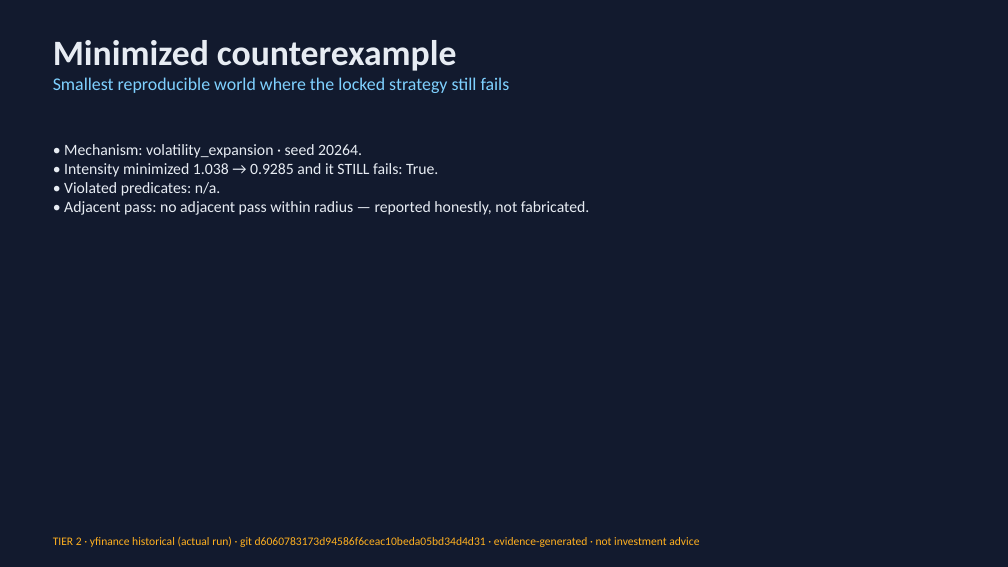
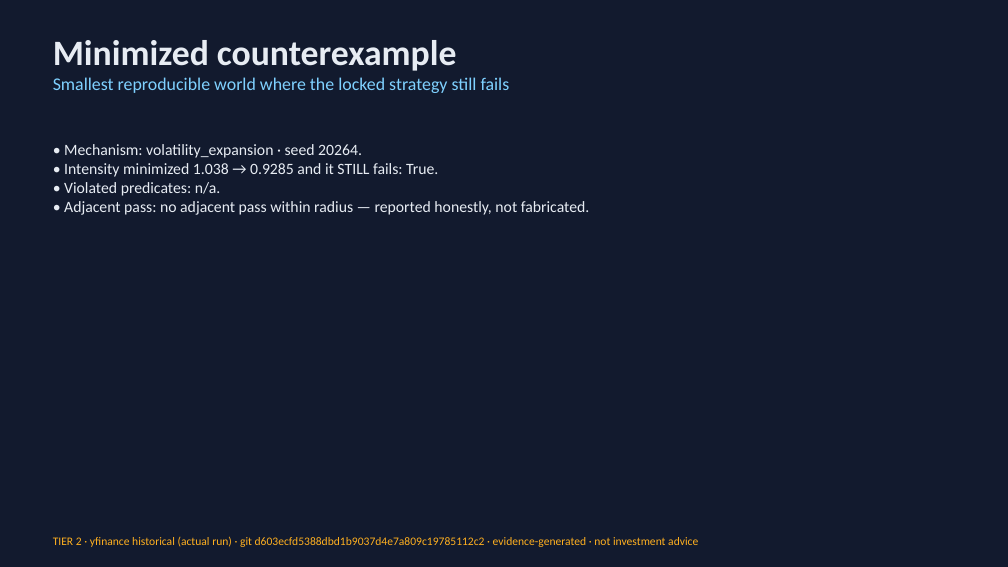
Before and after one commit to Scott-Switzer/market-fuzzer, a slide deck: slide 6 of app/static/pitch-deck/fenrix_deck.pptx. Drawn at 1008x567 pixels with LibreOffice and Linux fonts; fonts in the diff are those of the drawing. Boxes give left, top, right and bottom in pixels: in the first picture for what was removed or moved away, otherwise in the second. Text is boxed around its words. In the diff, an @@ line names an element or a change of style, - is before the commit and + after.

Commit message:
chore: regenerate deck + demo evidence at HEAD d603ecf

```diff
--- a/app/static/pitch-deck/fenrix_deck.pptx
+++ b/app/static/pitch-deck/fenrix_deck.pptx
@@ text at box(53, 536, 698, 547): text changed @@
-TIER 2 · yfinance historical (actual run) · git d6060783173d94586f6ceac10beda05bd34d4d31 · evidence-generated · not investment advice
+TIER 2 · yfinance historical (actual run) · git d603ecfd5388dbd1b9037d4e7a809c19785112c2 · evidence-generated · not investment advice
```
Also in this commit, not shown: 3 other slides changed, 3 other files.
